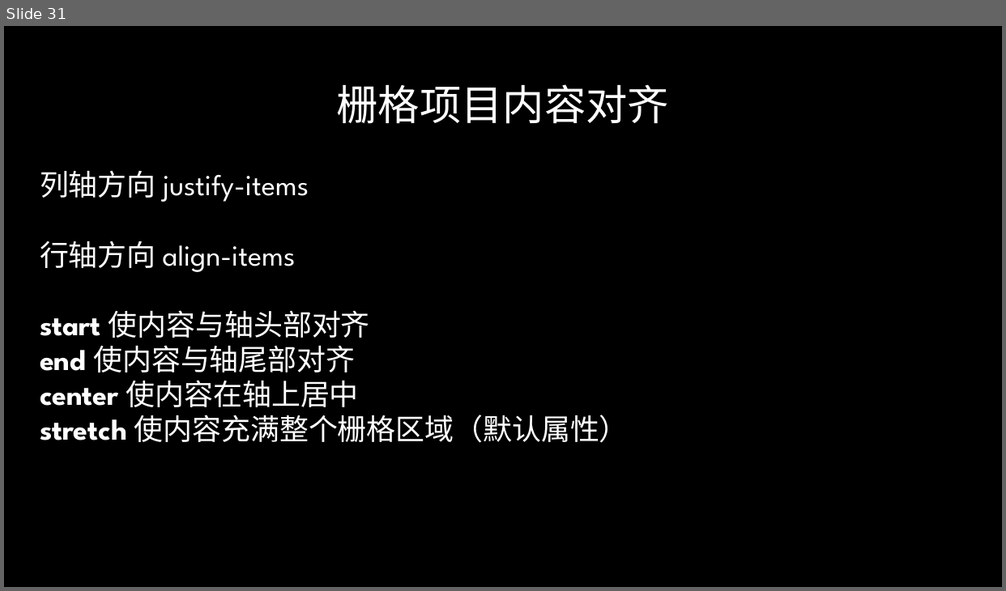
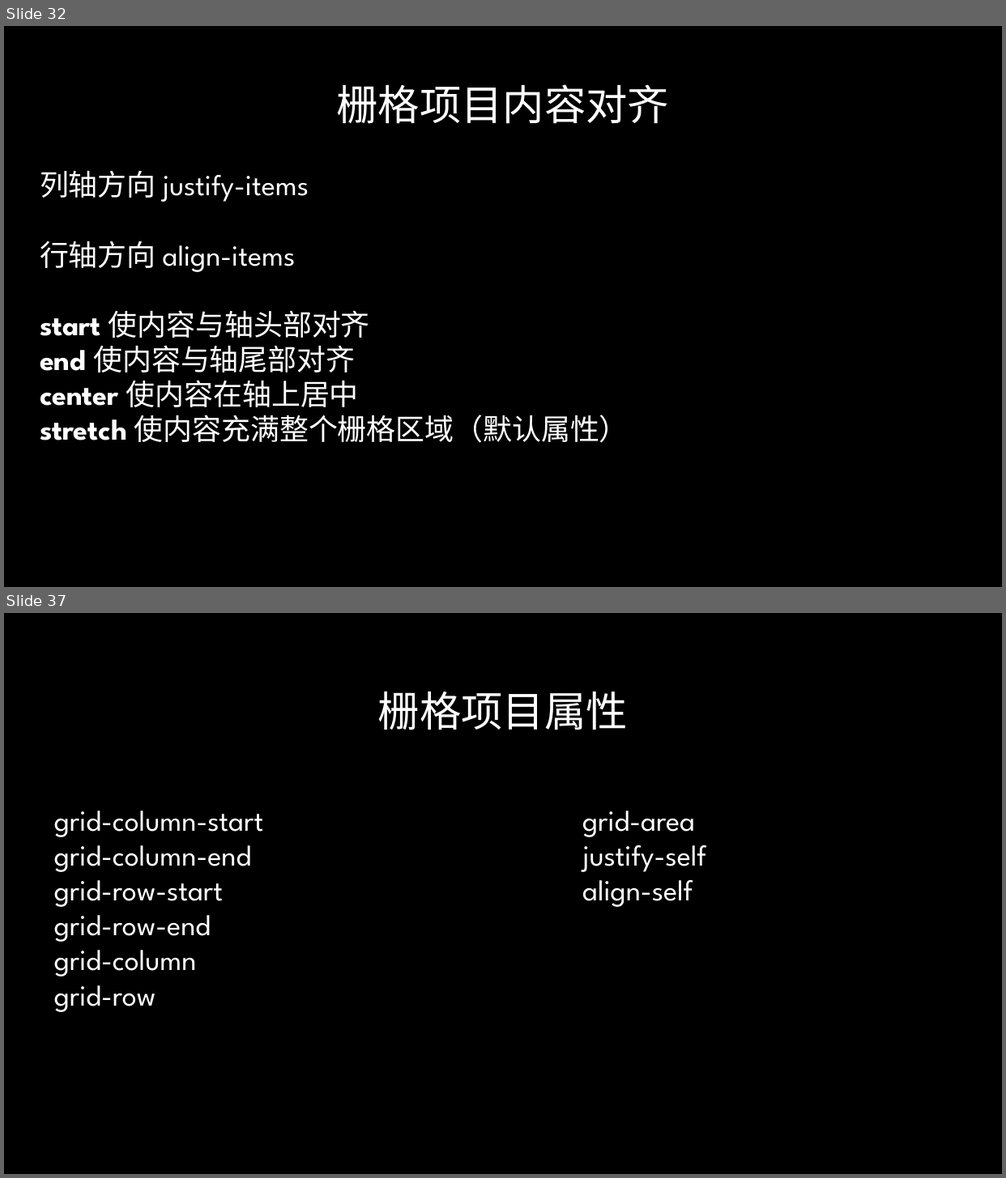
Before and after one commit to radiofly19841018/demo-flex, a slide deck: ppt/CSS Flex&Grid.pptx. Shown one above the other, each under a label of ours: slide 31 before the commit, slides 32 and 37 after it; the slides between them are not shown. The pictures are 1006x591 and 1006x1178 pixels, drawn with LibreOffice and Linux fonts; fonts in the diff are those of the drawing; background and template pictures are left out. Boxes give left, top, right and bottom in pixels: in the first picture for what was removed or moved away, otherwise in the second. Text is boxed around its words. In the diff, an @@ line names an element or a change of style, - is before the commit and + after.

```diff
--- a/ppt/CSS Flex&Grid.pptx
+++ b/ppt/CSS Flex&Grid.pptx
@@ slide 37 added at <box>4,613,1002,1174</box>, background picture (left out) @@
@@ title added at <box>378,692,628,730</box>, 40 pt, text gradient #FFFFFF to #A6A6A6 @@
+栅格项目属性
@@ text added at <box>54,811,263,1012</box>, 28 pt, text #FFFFFF @@
+grid-column-start
+grid-column-end
+grid-row-start
+grid-row-end
+grid-column
+grid-row
@@ text added at <box>582,811,706,907</box>, 28 pt, text #FFFFFF @@
+grid-area
+justify-self
+align-self
@@ what was slide 31 is now slide 32 @@
```
Also in this commit, not shown: 2 slides changed, 9 other slides added, 4 slides removed.
